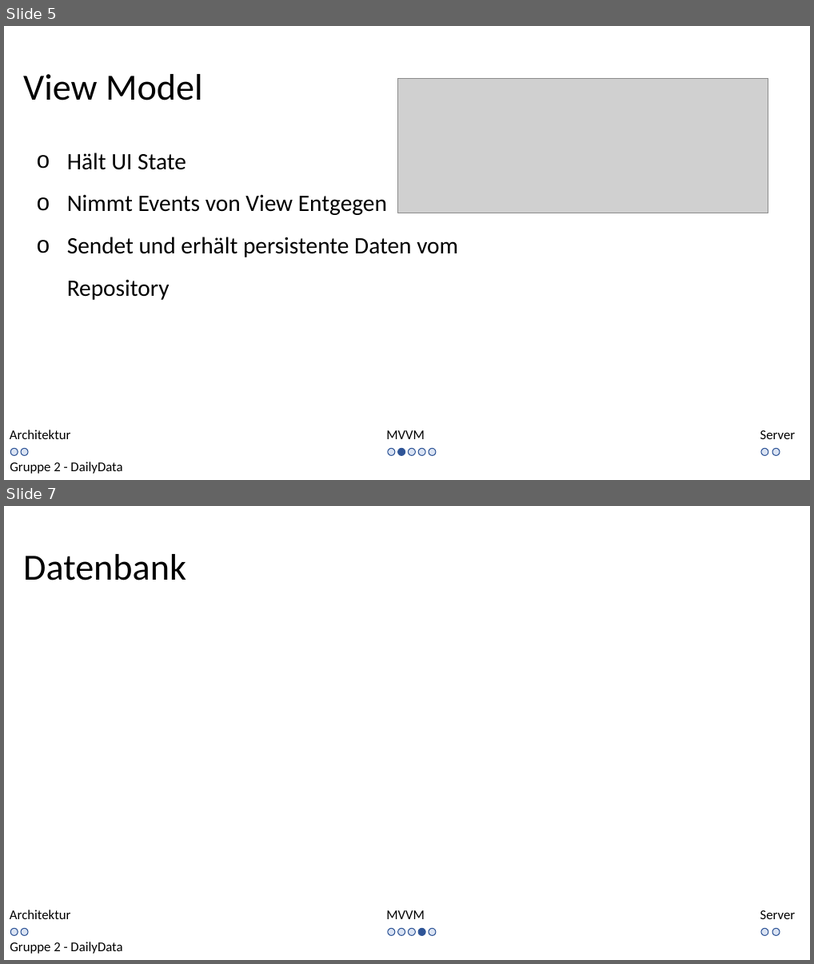
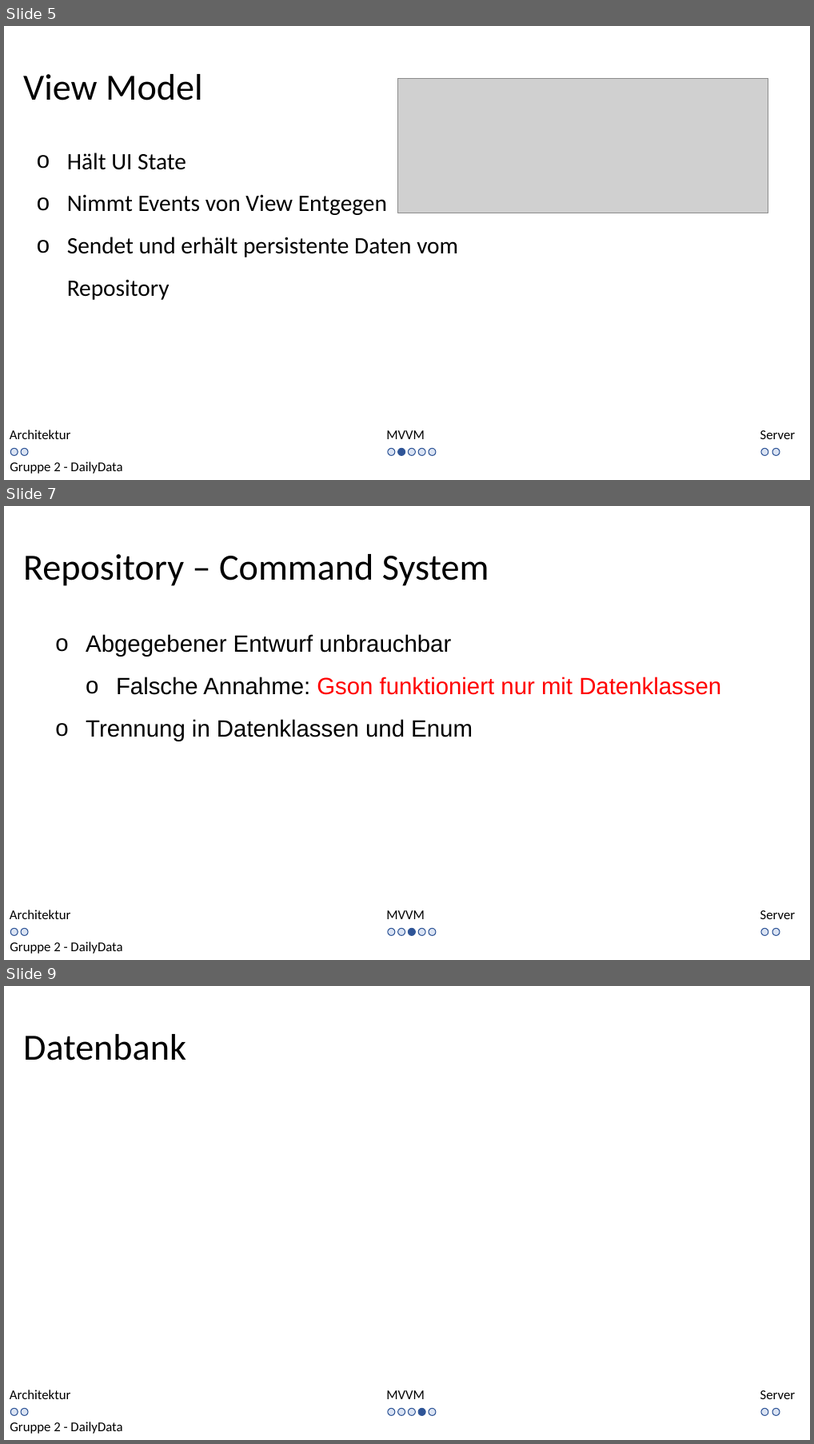
Before and after one commit to kittyahy/PSEAppGruppe2, a slide deck: Praesentationen/02-Entwurfsphase/Entwurf Präsentation.pptx. Shown one above the other, each under a label of ours: slides 5 and 7 before the commit, slides 5, 7 and 9 after it; the slides between them are not shown. The pictures are 814x964 and 814x1444 pixels, drawn with LibreOffice and Linux fonts; fonts in the diff are those of the drawing; grey boxes stand for pictures. Boxes give left, top, right and bottom in pixels: in the first picture for what was removed or moved away, otherwise in the second. Text is boxed around its words. In the diff, an @@ line names an element or a change of style, - is before the commit and + after.

Commit message:
Repository hinzugefügt

```diff
--- a/Praesentationen/02-Entwurfsphase/Entwurf Präsentation.pptx
+++ b/Praesentationen/02-Entwurfsphase/Entwurf Präsentation.pptx
@@ slide 7 added at [4,506,810,960], background #FFFFFF @@
@@ title added at [23,554,490,586], 44 pt, text #000000 @@
+Repository – Command System
@@ text added at [86,634,722,741], 28 pt, text #000000 @@
+o Abgegebener Entwurf unbrauchbar
+  o Falsche Annahme: Gson funktioniert nur mit Datenklassen
+o Trennung in Datenklassen und Enum
@@ text added at [10,909,71,919], 16 pt, text #000000 @@
+Architektur
@@ text added at [386,910,425,919], 16 pt, text #000000 @@
+MVVM
@@ text added at [761,910,796,919], 16 pt, text #000000 @@
+Server
@@ ellipse added at [10,928,18,936], fill #DAE3F3, outline #2F5597 1 pt @@
@@ ellipse added at [21,928,28,936], fill #DAE3F3, outline #2F5597 1 pt @@
@@ ellipse added at [388,928,395,936], fill #DAE3F3, outline #2F5597 1 pt @@
@@ ellipse added at [398,928,406,936], fill #DAE3F3, outline #2F5597 1 pt @@
@@ ellipse added at [408,928,415,936], fill #2F5597, outline #2F5597 1 pt @@
@@ ellipse added at [418,928,426,936], fill #DAE3F3, outline #2F5597 1 pt @@
@@ ellipse added at [429,928,436,936], fill #DAE3F3, outline #2F5597 1 pt @@
@@ ellipse added at [762,928,770,936], fill #DAE3F3, outline #2F5597 1 pt @@
@@ ellipse added at [773,928,780,936], fill #DAE3F3, outline #2F5597 1 pt @@
@@ text added at [10,941,122,953], 16 pt, text #000000 @@
+Gruppe 2 - DailyData
@@ what was slide 7 is now slide 9 @@
```
Also in this commit, not shown: 1 slide changed, 1 other slide added.
